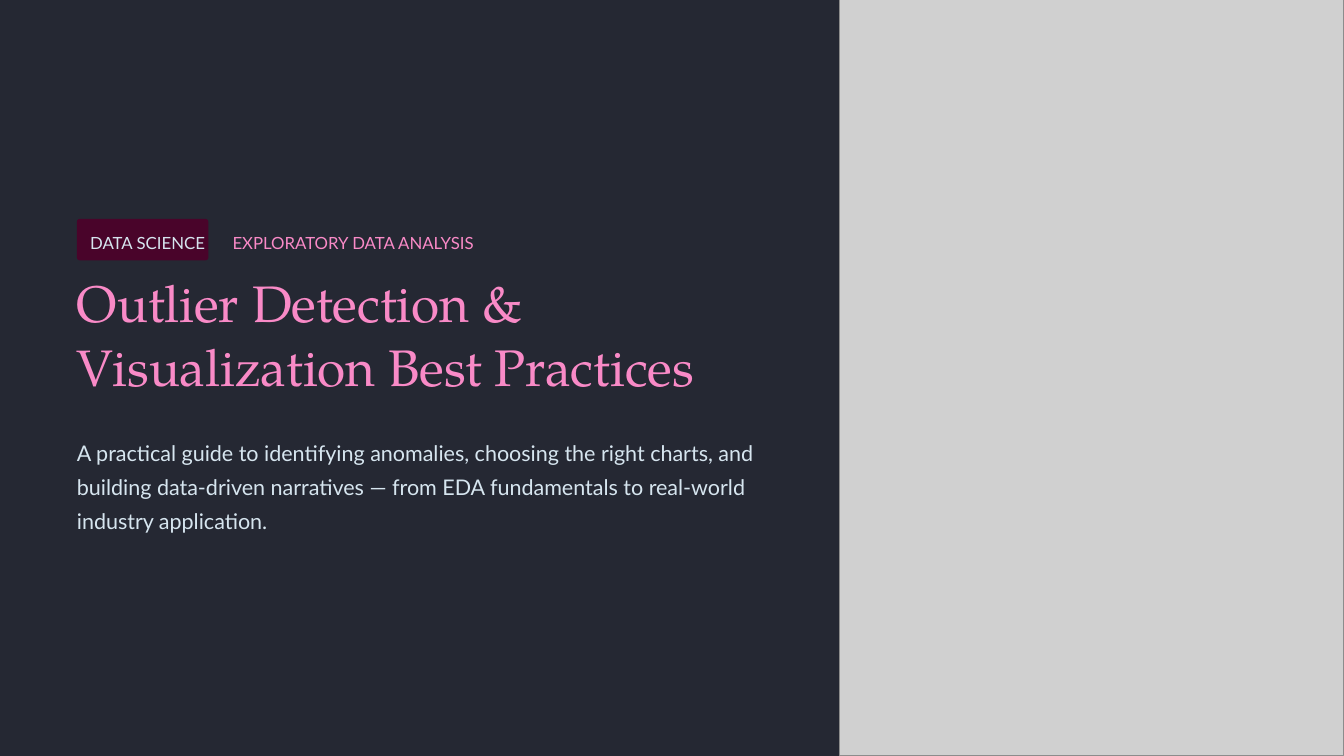
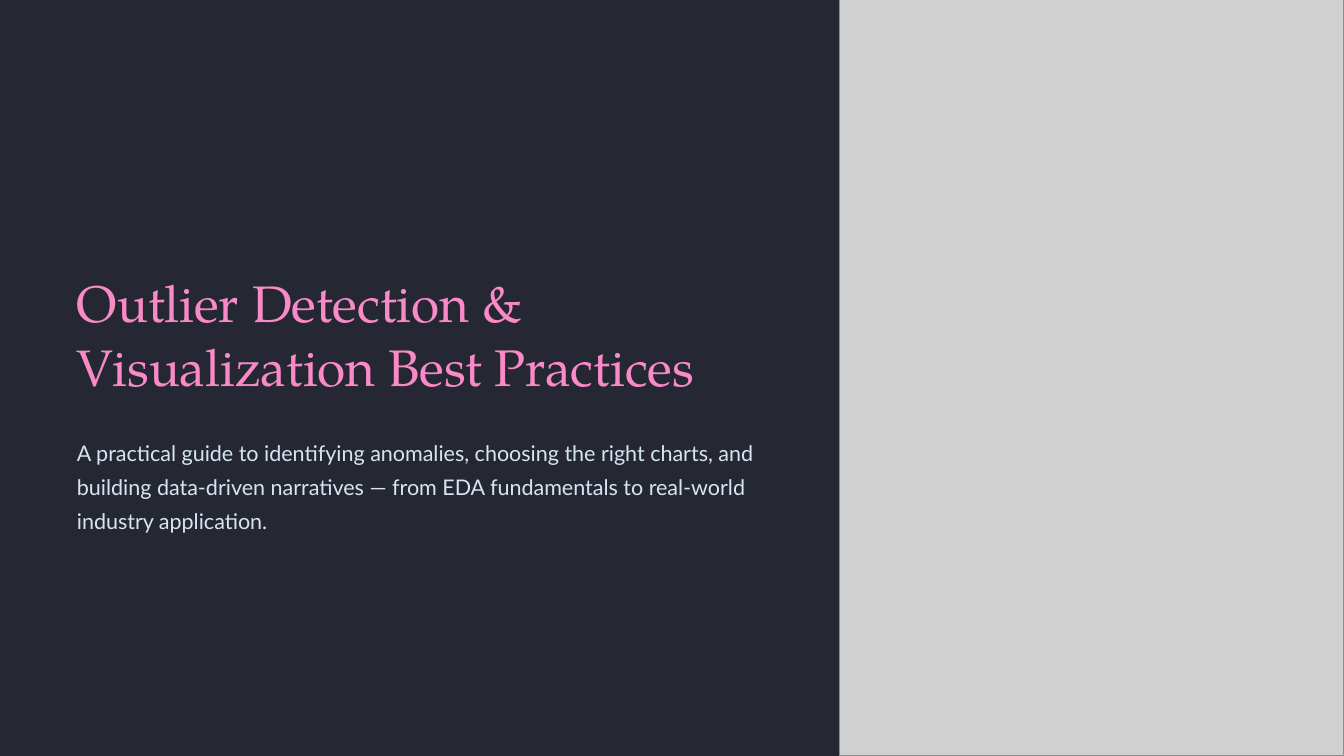
Before and after one commit to Hritikkumarmahto/Data-Science, a slide deck: slide 10 of Communacation/EDA.pptx. Drawn at 1344x756 pixels with LibreOffice and Linux fonts; fonts in the diff are those of the drawing; grey boxes stand for pictures; background and template pictures are left out. Boxes give left, top, right and bottom in pixels: in the first picture for what was removed or moved away, otherwise in the second. Text is boxed around its words. In the diff, an @@ line names an element or a change of style, - is before the commit and + after.

```diff
--- a/Communacation/EDA.pptx
+++ b/Communacation/EDA.pptx
@@ rounded rectangle removed at (77, 219, 208, 260) @@
@@ text removed at (90, 237, 205, 249) @@
-DATA SCIENCE
@@ text removed at (233, 237, 474, 249) @@
-EXPLORATORY DATA ANALYSIS
```
Also in this commit, not shown: 5 other slides changed, 13 other files.
